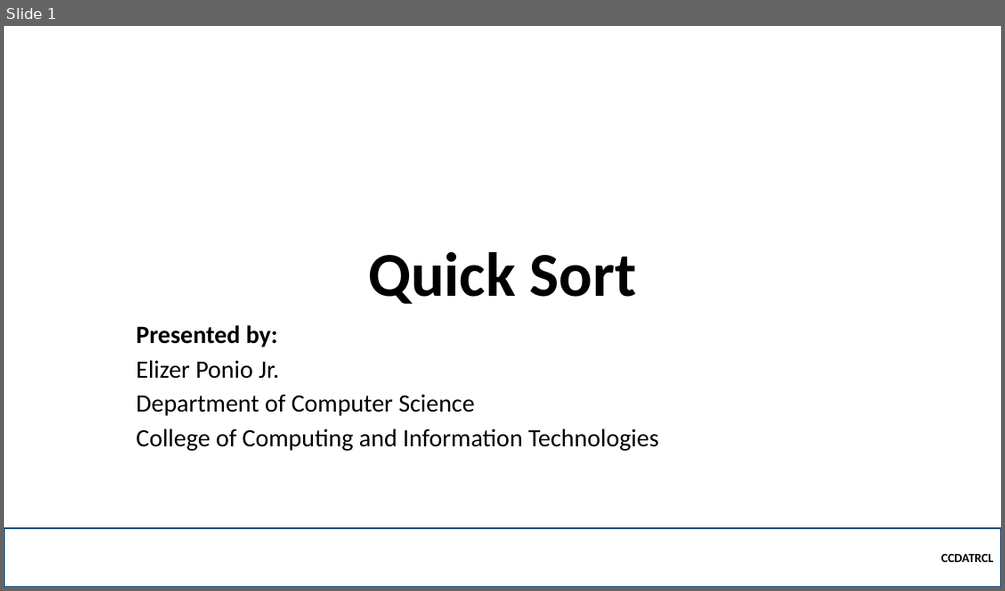
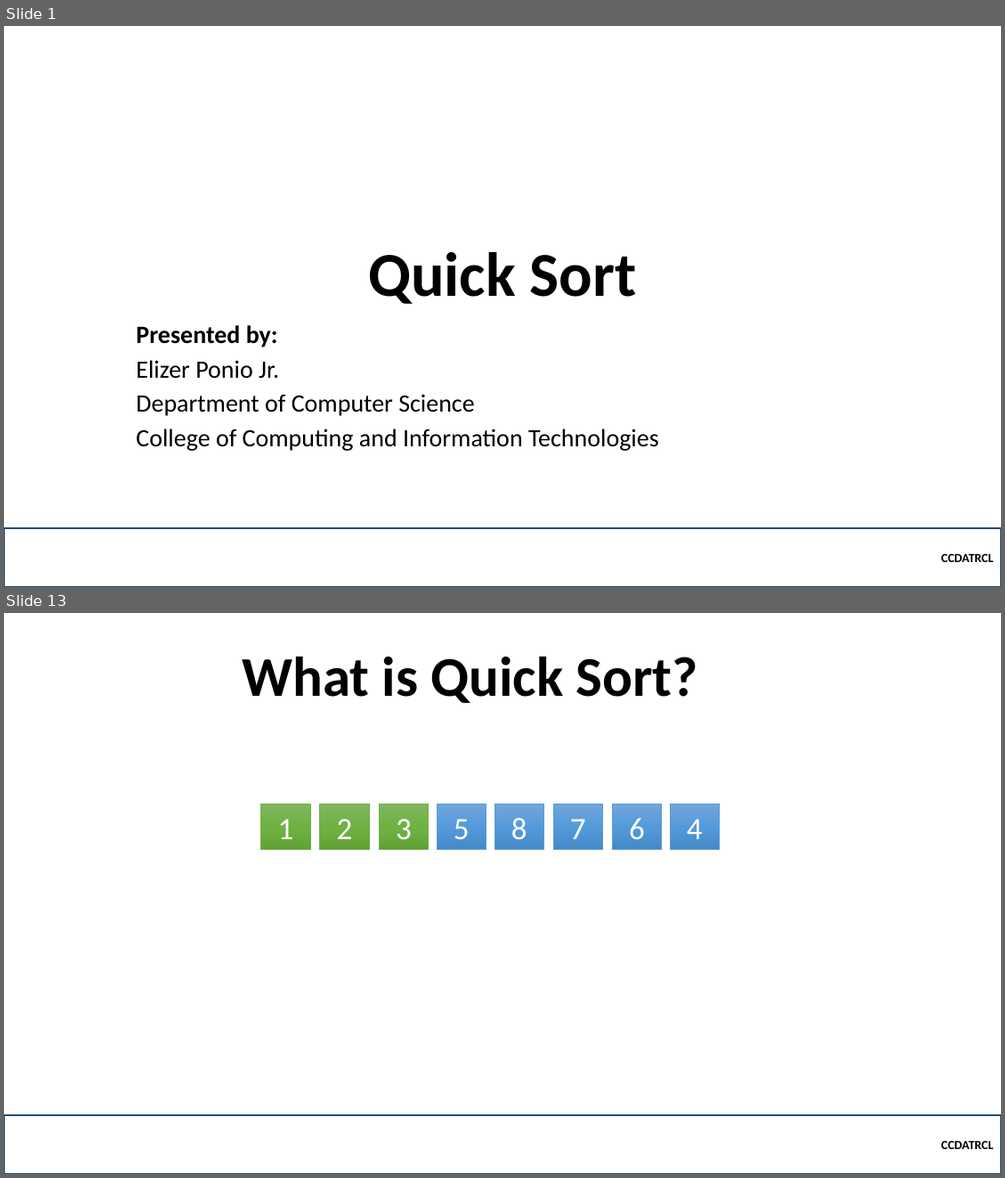
Before and after one commit to robitussin/CCDATRCL, a slide deck: 5 - Sorting Algorithms/Quick Sort.pptx. Shown one above the other, each under a label of ours: slide 1 before the commit, slides 1 and 13 after it; the slides between them are not shown. The pictures are 1005x591 and 1005x1178 pixels, drawn with LibreOffice and Linux fonts; fonts in the diff are those of the drawing; background and template pictures are left out. Boxes give left, top, right and bottom in pixels: in the first picture for what was removed or moved away, otherwise in the second. Text is boxed around its words. In the diff, an @@ line names an element or a change of style, - is before the commit and + after.

```diff
--- a/5 - Sorting Algorithms/Quick Sort.pptx
+++ b/5 - Sorting Algorithms/Quick Sort.pptx
@@ slide 13 added at (4,613,1001,1174), background picture (left out) @@
@@ title added at (242,656,698,703), 54 pt, text #000000, bold @@
+What is Quick Sort?
@@ rectangle added at (261,804,310,850), fill gradient #81B861 to #6FB242 to #62A336, outline #70AD47 0.5 pt, 30 pt, text #FFFFFF @@
+1
@@ rectangle added at (320,804,369,850), fill gradient #81B861 to #6FB242 to #62A336, outline #70AD47 0.5 pt, 30 pt, text #FFFFFF @@
+2
@@ rectangle added at (380,804,429,850), fill gradient #81B861 to #6FB242 to #62A336, outline #70AD47 0.5 pt, 30 pt, text #FFFFFF @@
+3
@@ rectangle added at (437,804,486,850), fill gradient #71A6DB to #559BDB to #448ACA, outline #5B9BD5 0.5 pt, 30 pt, text #FFFFFF @@
+5
@@ rectangle added at (494,804,544,850), fill gradient #71A6DB to #559BDB to #448ACA, outline #5B9BD5 0.5 pt, 30 pt, text #FFFFFF @@
+8
@@ rectangle added at (554,804,603,850), fill gradient #71A6DB to #559BDB to #448ACA, outline #5B9BD5 0.5 pt, 30 pt, text #FFFFFF @@
+7
@@ rectangle added at (612,804,662,850), fill gradient #71A6DB to #559BDB to #448ACA, outline #5B9BD5 0.5 pt, 30 pt, text #FFFFFF @@
+6
@@ rectangle added at (670,804,719,850), fill gradient #71A6DB to #559BDB to #448ACA, outline #5B9BD5 0.5 pt, 30 pt, text #FFFFFF @@
+4
@@ rectangle added at (4,1115,1001,1174), outline #1F4E79 2.25 pt, 12 pt, text #000000, bold @@
+CCDATRCL
```
Also in this commit, not shown: 17 other slides added, 1 slide removed, 5 other files.
